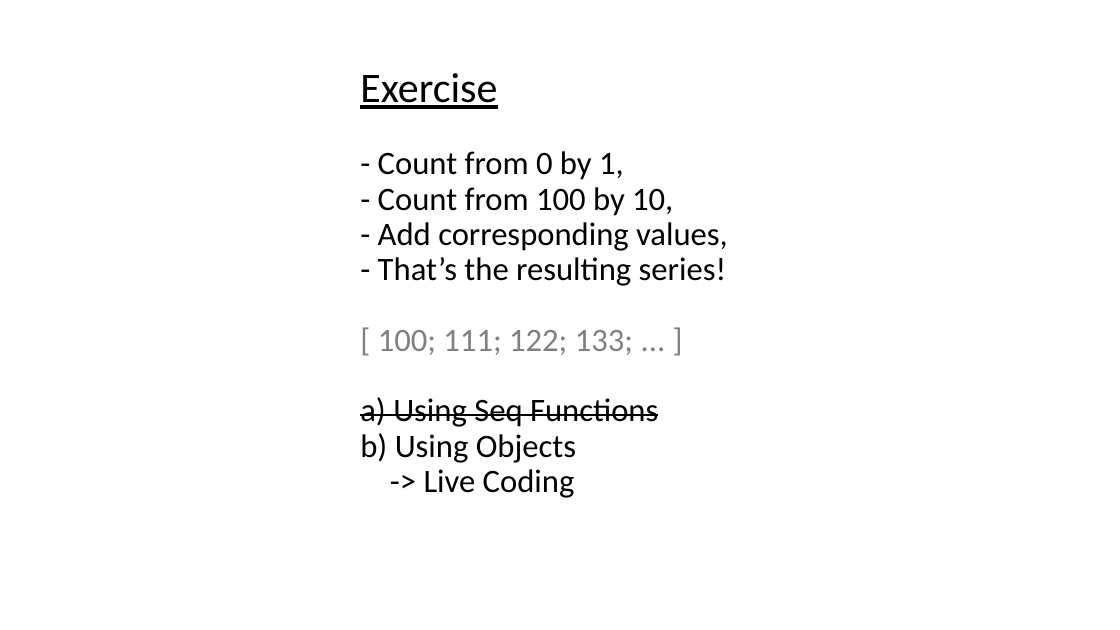
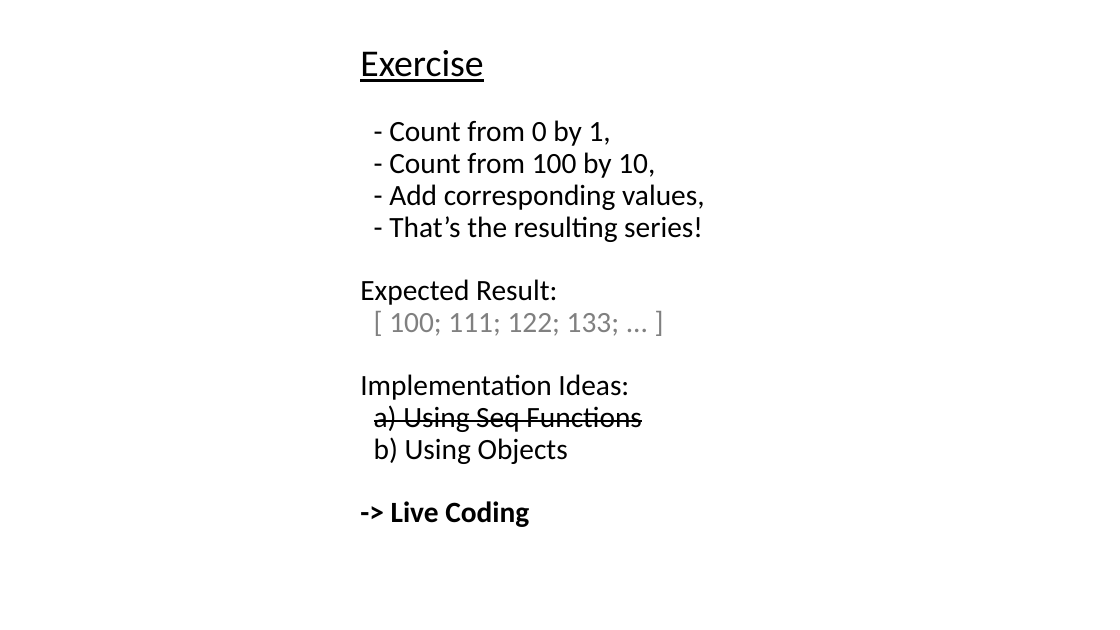
Before and after one commit to RonaldSchlenker/ReactIn200LoC, a slide deck: slide 9 of v2/Presentation.pptx (slide 10 before the commit). Drawn at 1120x630 pixels with LibreOffice and Linux fonts; fonts in the diff are those of the drawing. Boxes give left, top, right and bottom in pixels: in the first picture for what was removed or moved away, otherwise in the second. Text is boxed around its words. In the diff, an @@ line names an element or a change of style, - is before the commit and + after.

```diff
--- a/v2/Presentation.pptx
+++ b/v2/Presentation.pptx
@@ title at (x1=360, y1=50, x2=705, y2=527): text changed; size 28 to 25.2 pt @@
-Exercise
-- Count from 0 by 1,
-- Count from 100 by 10,
-- Add corresponding values,
-- That’s the resulting series!
-[ 100; 111; 122; 133; ... ]
-a) Using Seq Functions
-b) Using Objects
--> Live Coding
+Exercise
+- Count from 0 by 1,
+- Count from 100 by 10,
+- Add corresponding values,
+- That’s the resulting series!
+Expected Result:
+[ 100; 111; 122; 133; ... ]
+Implementation Ideas:
+a) Using Seq Functions
+b) Using Objects
+-> Live Coding
```
Also in this commit, not shown: 1 other slide changed, 1 slide added, 1 slide removed.
